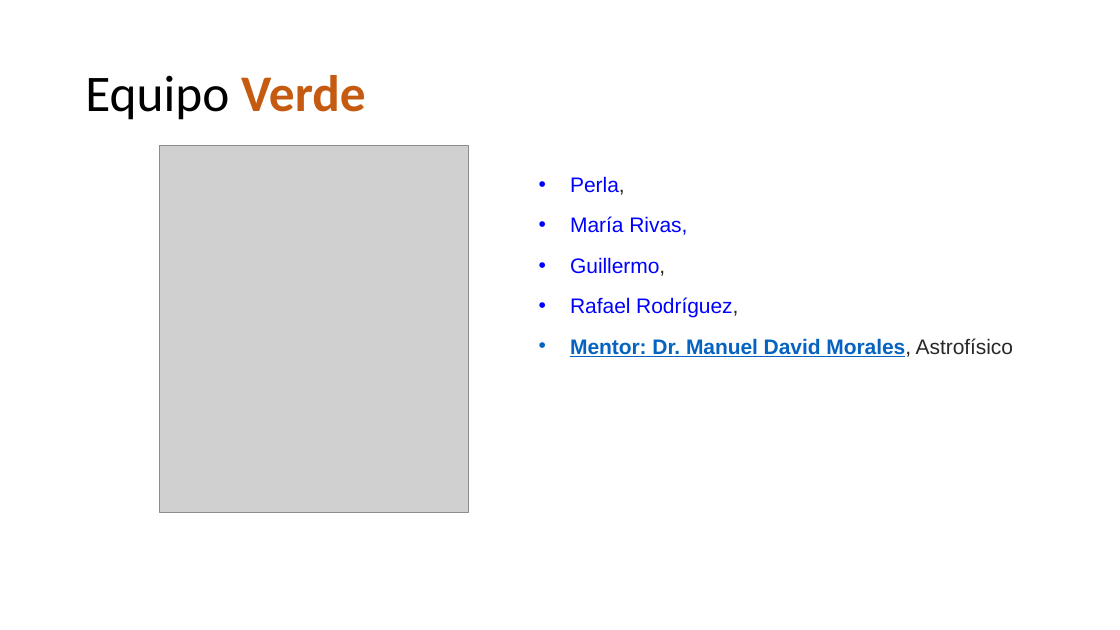
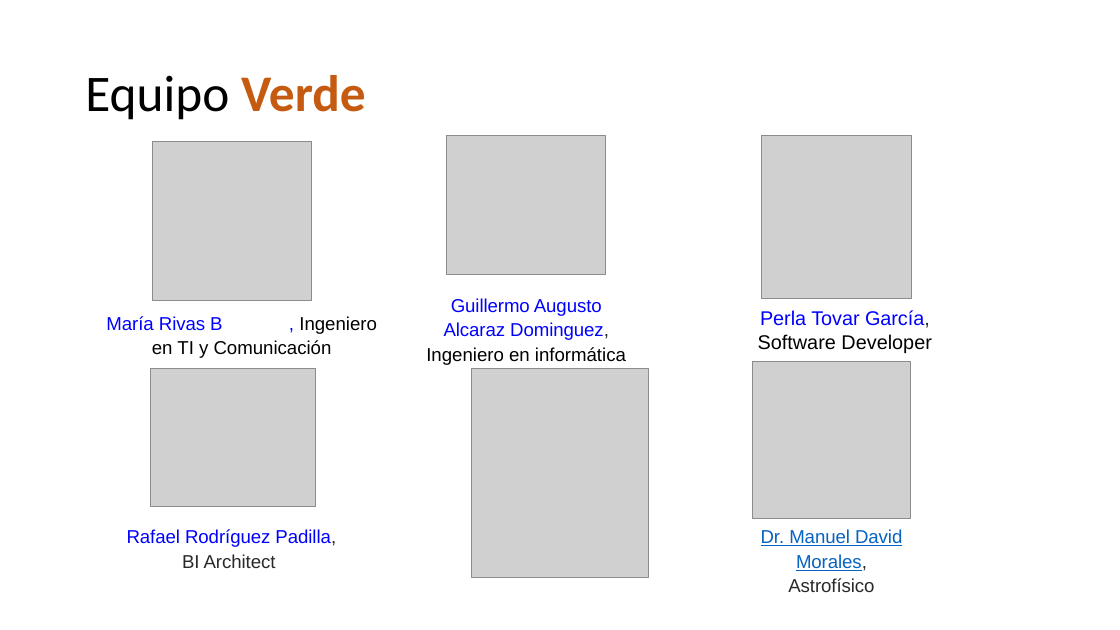
Before and after one commit to team-verde-mx/estilosdeaprendizaje, a slide deck: slide 2 of Demo.pptx. Drawn at 1120x630 pixels with LibreOffice and Linux fonts; fonts in the diff are those of the drawing; grey boxes stand for pictures; background and template pictures are left out. Boxes give left, top, right and bottom in pixels: in the first picture for what was removed or moved away, otherwise in the second. Text is boxed around its words. In the diff, an @@ line names an element or a change of style, - is before the commit and + after.

```diff
--- a/Demo.pptx
+++ b/Demo.pptx
@@ picture added at (152, 141, 312, 301) @@
@@ picture added at (447, 136, 607, 275) @@
@@ picture added at (761, 136, 912, 299) @@
@@ text added at (426, 298, 626, 365), 16 pt, text #0000FF @@
+Guillermo Augusto Alcaraz Dominguez, Ingeniero en informática
@@ text added at (106, 316, 377, 358), 16 pt, text #000000 @@
+María Rivas B , Ingeniero en TI y Comunicación
@@ text at (758, 310, 932, 353): text changed; size 18 to 17 pt; text colour #0000FF to #000000 @@
-• Perla,
-• María Rivas,
-• Guillermo,
-• Rafael Rodríguez,
-• Mentor: Dr. Manuel David Morales, Astrofísico
+Perla Tovar García, Software Developer
@@ picture added at (151, 368, 315, 506) @@
@@ picture: place and size @@
-picture at (160, 145, 469, 512)
+picture at (472, 368, 649, 577)
@@ picture added at (753, 361, 910, 518) @@
@@ text added at (127, 529, 336, 568), 16 pt, text #0000FF @@
+Rafael Rodríguez Padilla, BI Architect
@@ text added at (761, 529, 902, 592), 16 pt, text #0563C1, underline @@
+Dr. Manuel David Morales, Astrofísico
```
Also in this commit, not shown: 5 other slides changed, 9 slides added, 6 slides removed, 2 other files.
